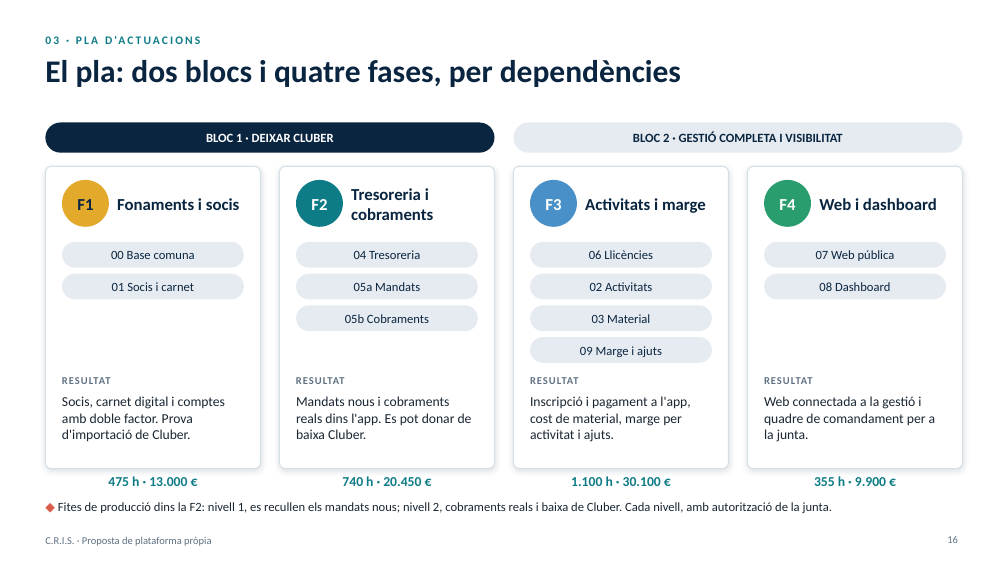
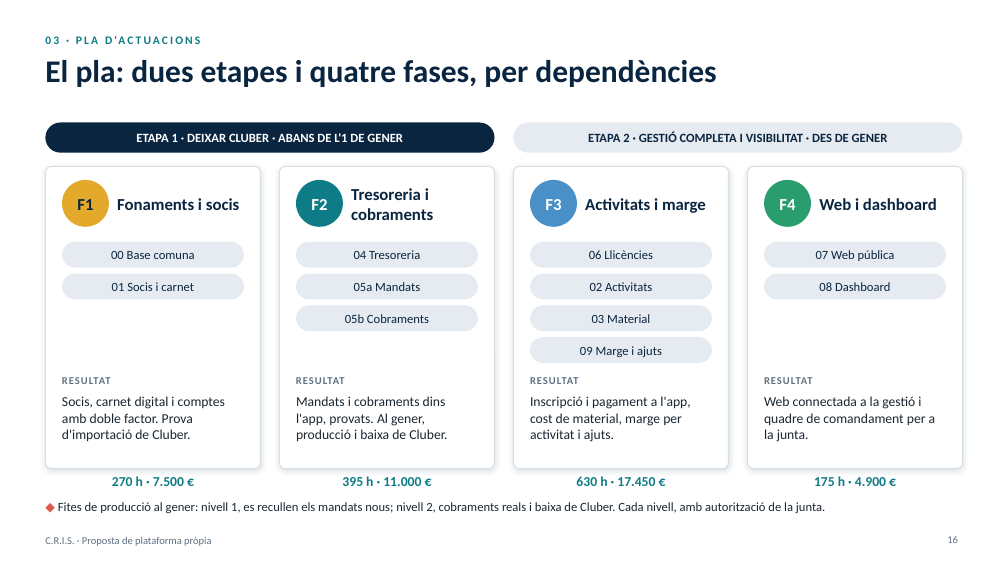
Before and after one commit to gerardtristan/Centre-de-Recuperacio-i-d-Investigacions-Submarines-App-Web, a slide deck: slide 16 of docs/entregues/Proposta-CRIS-plataforma.pptx. Drawn at 1008x567 pixels with LibreOffice and Linux fonts; fonts in the diff are those of the drawing; background and template pictures are left out. Boxes give left, top, right and bottom in pixels: in the first picture for what was removed or moved away, otherwise in the second. Text is boxed around its words. In the diff, an @@ line names an element or a change of style, - is before the commit and + after.

```diff
--- a/docs/entregues/Proposta-CRIS-plataforma.pptx
+++ b/docs/entregues/Proposta-CRIS-plataforma.pptx
@@ title at bbox=[45, 60, 716, 87]: text changed @@
-El pla: dos blocs i quatre fases, per dependències
+El pla: dues etapes i quatre fases, per dependències
@@ text at bbox=[136, 133, 403, 142]: text changed @@
-BLOC 1 · DEIXAR CLUBER
+ETAPA 1 · DEIXAR CLUBER · ABANS DE L'1 DE GENER
@@ text at bbox=[588, 132, 888, 142]: text changed @@
-BLOC 2 · GESTIÓ COMPLETA I VISIBILITAT
+ETAPA 2 · GESTIÓ COMPLETA I VISIBILITAT · DES DE GENER
@@ text at bbox=[296, 396, 447, 442]: text changed @@
-Mandats nous i cobraments reals dins l'app. Es pot donar de baixa Cluber.
+Mandats i cobraments dins l'app, provats. Al gener, producció i baixa de Cluber.
@@ text at bbox=[112, 476, 184, 486]: text changed @@
-475 h · 13.000 €
+270 h · 7.500 €
@@ text at bbox=[342, 476, 421, 486]: text changed @@
-740 h · 20.450 €
+395 h · 11.000 €
@@ text at bbox=[576, 476, 655, 486]: text changed @@
-1.100 h · 30.100 €
+630 h · 17.450 €
@@ text at bbox=[814, 476, 886, 486]: text changed @@
-355 h · 9.900 €
+175 h · 4.900 €
@@ text at bbox=[58, 502, 825, 513]: text changed @@
-◆ Fites de producció dins la F2: nivell 1, es recullen els mandats nous; nivell 2, cobraments reals i baixa de Cluber. Cada nivell, amb autorització de la junta.
+◆ Fites de producció al gener: nivell 1, es recullen els mandats nous; nivell 2, cobraments reals i baixa de Cluber. Cada nivell, amb autorització de la junta.
```
Also in this commit, not shown: 6 other slides changed, 1 slide added, 2 slides removed, 1 other file.
